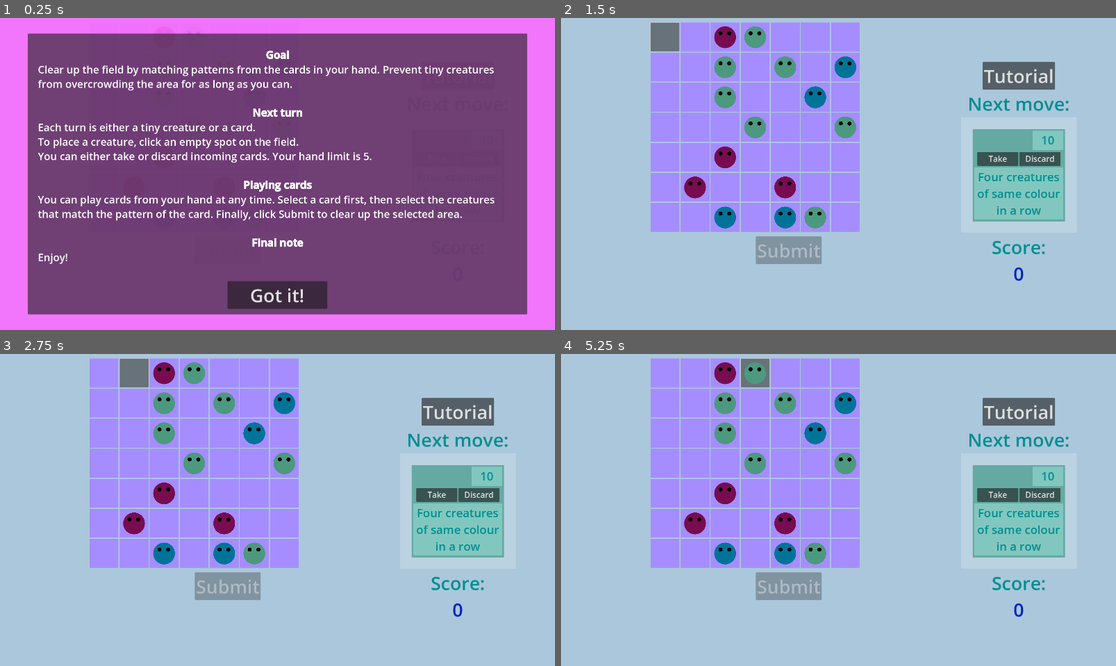
Above: before the commit, frames 1-4 (two rows, left to right).
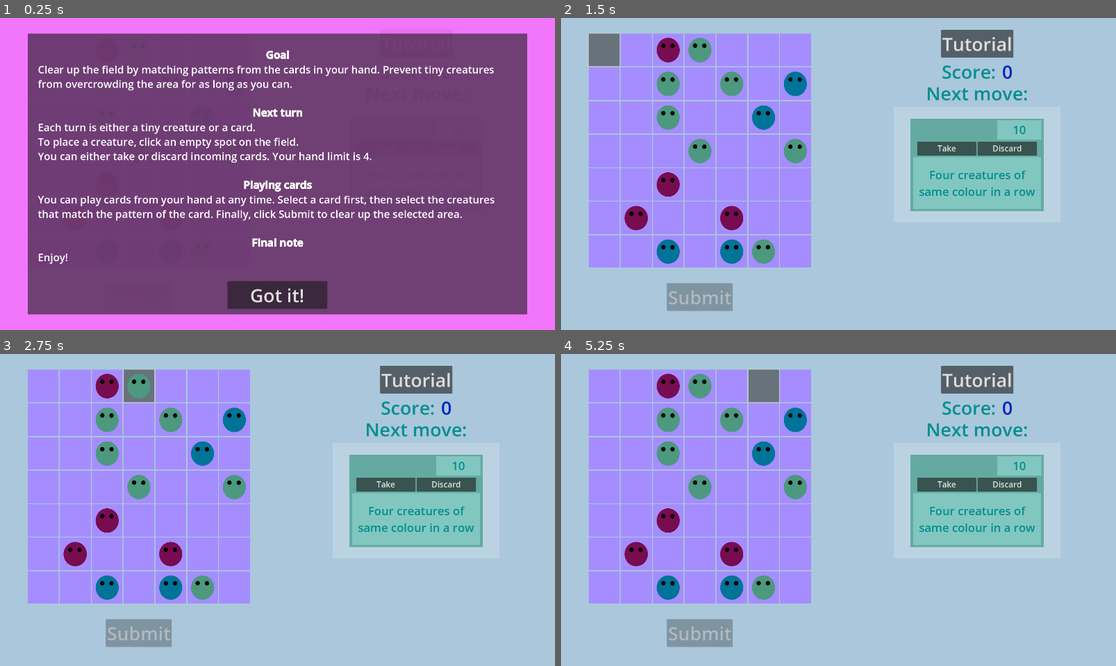
Above: after the commit, the same moments.

Repository: KaterynaKateryna/LudumDare56
Game: Godot game, scene res://scenes/game_screen.tscn
The game is run twice, just before and just after one commit, with the same random seed, the same clock (stepped at 60 frames per second) and the same inputs.
Inputs (mouse positions are in pixels of both pictures, inside the frame that each line leads up to; where the layout moved, square brackets give the same spot in the first picture):
- Up to frame 1 (0.25 s): no input
- Up to frame 2 (1.5 s): click "Got it!" at 0.5 s; click (605, 49) [666, 36] at 1.25 s
- Up to frame 3 (2.75 s): click (133, 372) at 2.02 s
- Up to frame 4 (5.25 s): click (638, 385) at 2.77 s; click (727, 372) at 3.52 s; click (666, 385) at 4.27 s; click (755, 372) at 5.02 s

The runs differ from the first frame. In frame 1, less than 0.1% of the frame differs, in the area x 65-67%, y 43-46%; in frame 2, 36%; in frame 3, 36%; in frame 4, 36%, in the area x 5-92%, y 1-94%.

Commit message:
fix layout

Diff:
--- a/src/scenes/cell.gd
+++ b/src/scenes/cell.gd
@@ -2,3 +2,9 @@
 
 var row
 var column
+
+func _on_cell_rect_changed():
+	if self.size.x != 0 && self.size.y != 0 && self.get_child_count() > 0:
+		var creature = self.get_children()[0]
+		creature.size = self.size * 0.8
+		creature.position = self.size / 2
--- a/src/scenes/cell.tscn
+++ b/src/scenes/cell.tscn
@@ -4,3 +4,5 @@
 
 [node name="Cell" type="Button"]
 script = ExtResource("1_l7hr8")
+
+[connection signal="item_rect_changed" from="." to="." method="_on_cell_rect_changed"]
--- a/src/scenes/game_screen.gd
+++ b/src/scenes/game_screen.gd
@@ -1,10 +1,10 @@
 extends Control
 
 @onready var grid = get_node("CanvasLayer/GridContainer")
-@onready var cards_container = get_node("CanvasLayer/BottomContainer/CardsContainer")
-@onready var next_move_placeholder = get_node("CanvasLayer/VBoxContainer/NextMovePlaceholder")
+@onready var cards_container = get_node("CanvasLayer/CardsContainer")
+@onready var next_move_placeholder = get_node("CanvasLayer/NextMoveContainer/NextMovePlaceholder")
 @onready var submit_button = get_node("CanvasLayer/BottomContainer/SubmitButton")
-@onready var score_value_label = get_node("CanvasLayer/VBoxContainer/ScoreValueLabel")
+@onready var score_value_label = get_node("CanvasLayer/VBoxContainer/HBoxContainer/ScoreValueLabel")
 
 @onready var tiny_creature_scene = load("res://scenes/tiny_creature.tscn")
 @onready var card_scene = load("res://scenes/card.tscn")
@@ -14,14 +14,13 @@
 @onready var tutorial_scene = load("res://scenes/tutorial.tscn")
 
 var rng = RandomNumberGenerator.new()
-var cell_edge_size = 100
-var cell_edge_center = cell_edge_size / 2
+#var cell_edge_size = 100
 var next_move
 var selected_card
 var selected_creatures = []
 var cells = []
 var score
-var hand_limit = 5
+var hand_limit = 4
 
 # Called when the node enters the scene tree for the first time.
 func _ready() -> void:
@@ -32,11 +31,16 @@
 		var new_sb = StyleBoxFlat.new()
 		new_sb.bg_color = Color("a58dff")
 		cell.add_theme_stylebox_override("normal", new_sb)
-		cell.custom_minimum_size = Vector2(cell_edge_size, cell_edge_size)
+		#cell.custom_minimum_size = Vector2(cell_edge_size, cell_edge_size)
+		cell.size_flags_horizontal = Control.SIZE_EXPAND_FILL
+		cell.size_flags_vertical = Control.SIZE_EXPAND_FILL
 		cell.connect("button_up", _on_cell_button_up.bind(cell))
 		grid.add_child(cell)
 		cells.push_back(cell)
 	init()
+
+	cards_container.connect("item_rect_changed", _on_cards_container_item_rect_changed)
+	next_move_placeholder.connect("item_rect_changed", _on_next_move_placeholder_item_rect_changed)
 
 func init():
 	submit_button.disabled = true
@@ -57,8 +61,8 @@
 		var creature = _get_random_creature_maybe()
 
 		if creature != null:
-			creature.size = cell.custom_minimum_size * 0.8
-			creature.position = Vector2(cell_edge_center, cell_edge_center)
+			creature.size = cell.size * 0.8
+			creature.position = cell.size / 2
 			creature.row = cell.row
 			creature.column = cell.column
 			cell.add_child(creature)
@@ -152,7 +156,8 @@
 
 	var placeholder_center = Vector2(next_move_placeholder.size.x / 2, next_move_placeholder.size.y / 2)
 	if next_move.move_type == Enums.MOVE_TYPE.CREATURE:
-		next_move.creature.size = next_move_placeholder.size * 0.8
+		var side = next_move_placeholder.size.x if next_move_placeholder.size.y > next_move_placeholder.size.x else next_move_placeholder.size.y
+		next_move.creature.size = Vector2(side * 0.8, side * 0.8)
 		next_move.creature.position = placeholder_center
 		next_move_placeholder.add_child(next_move.creature)
 	elif next_move.move_type == Enums.MOVE_TYPE.CARD:
@@ -199,8 +204,8 @@
 	tiny_creature.row = cell.row
 	tiny_creature.column = cell.column
 	tiny_creature.colour = next_move.creature.colour
-	tiny_creature.size = cell.custom_minimum_size * 0.8
-	tiny_creature.position = Vector2(cell_edge_center, cell_edge_center)
+	tiny_creature.size = cell.size * 0.8
+	tiny_creature.position = cell.size / 2
 	cell.add_child(tiny_creature)
 
 	if _is_board_full():
@@ -217,7 +222,7 @@
 	var card_in_hand = card_scene.instantiate()
 	card_in_hand.init(card.score, card.rule)
 	card_in_hand.size.y = cards_container.size.y * 0.9
-	card_in_hand.size.x = cards_container.size.y * 0.75
+	card_in_hand.size.x = cards_container.size.y * 0.65
 	card_in_hand.position.y = cards_container.size.y * 0.05
 
 	var control = Control.new()
@@ -376,3 +381,22 @@
 func _on_tutorial_button_button_up() -> void:
 	var tutorial = tutorial_scene.instantiate()
 	self.add_child(tutorial)
+
+func _on_cards_container_item_rect_changed():
+	for n in cards_container.get_children():
+		var card_in_hand = n.get_children()[0]
+		# todo add proper setter
+		card_in_hand.card_bgr.size.y = cards_container.size.y * 0.9
+		card_in_hand.card_bgr.size.x = cards_container.size.y * 0.65
+		card_in_hand.position.y = cards_container.size.y * 0.05
+
+func _on_next_move_placeholder_item_rect_changed():
+	if next_move.move_type == Enums.MOVE_TYPE.CREATURE:
+		var side = next_move_placeholder.size.x if next_move_placeholder.size.y > next_move_placeholder.size.x else next_move_placeholder.size.y
+		next_move.creature.size = Vector2(side * 0.8, side * 0.8)
+		next_move.creature.position = next_move_placeholder.size / 2
+	elif next_move.move_type == Enums.MOVE_TYPE.CARD:
+		var current_hand_size = cards_container.get_child_count()
+		# todo add proper setter
+		next_move.card.card_bgr.size = next_move_placeholder.size * 0.8
+		next_move.card.position = next_move_placeholder.size * 0.1
--- a/src/scenes/game_screen.tscn
+++ b/src/scenes/game_screen.tscn
@@ -21,24 +21,21 @@
 
 [node name="GridContainer" type="GridContainer" parent="CanvasLayer"]
 anchors_preset = -1
-anchor_left = 0.2
-anchor_top = 0.1
-anchor_right = 0.5
-anchor_bottom = 0.6
+anchor_left = 0.05
+anchor_top = 0.05
+anchor_right = 0.45
+anchor_bottom = 0.8
 grow_horizontal = 2
 grow_vertical = 2
-size_flags_horizontal = 4
-size_flags_vertical = 4
+size_flags_horizontal = 3
+size_flags_vertical = 3
 columns = 7
 
 [node name="BottomContainer" type="VBoxContainer" parent="CanvasLayer"]
 anchors_preset = -1
-anchor_left = 0.1
-anchor_top = 0.7
-anchor_right = 0.7
+anchor_top = 0.85
+anchor_right = 0.5
 anchor_bottom = 0.95
-offset_right = 40.0
-offset_bottom = 40.0
 
 [node name="SubmitButton" type="Button" parent="CanvasLayer/BottomContainer"]
 layout_mode = 2
@@ -46,47 +43,70 @@
 disabled = true
 text = "Submit"
 
-[node name="CardsContainer" type="HBoxContainer" parent="CanvasLayer/BottomContainer"]
-layout_mode = 2
-size_flags_vertical = 3
-
 [node name="VBoxContainer" type="VBoxContainer" parent="CanvasLayer"]
 anchors_preset = -1
-anchor_left = 0.7
-anchor_top = 0.2
-anchor_right = 0.95
-anchor_bottom = 0.8
+anchor_left = 0.5
+anchor_top = 0.05
+anchor_right = 1.0
+anchor_bottom = 0.2
 grow_horizontal = 0
 grow_vertical = 2
+size_flags_horizontal = 6
+size_flags_vertical = 6
 
 [node name="TutorialButton" type="Button" parent="CanvasLayer/VBoxContainer"]
 layout_mode = 2
 size_flags_horizontal = 4
 text = "Tutorial"
 
-[node name="NextMoveLabel" type="Label" parent="CanvasLayer/VBoxContainer"]
+[node name="HBoxContainer" type="HBoxContainer" parent="CanvasLayer/VBoxContainer"]
+layout_mode = 2
+size_flags_horizontal = 4
+
+[node name="ScoreLabel" type="Label" parent="CanvasLayer/VBoxContainer/HBoxContainer"]
+layout_mode = 2
+size_flags_horizontal = 4
+text = "Score: "
+horizontal_alignment = 1
+
+[node name="ScoreValueLabel" type="Label" parent="CanvasLayer/VBoxContainer/HBoxContainer"]
+layout_mode = 2
+size_flags_horizontal = 4
+theme_override_colors/font_color = Color(0, 0.139449, 0.754646, 1)
+text = "0"
+horizontal_alignment = 1
+
+[node name="NextMoveContainer" type="VBoxContainer" parent="CanvasLayer"]
+anchors_preset = -1
+anchor_left = 0.6
+anchor_top = 0.2
+anchor_right = 0.9
+anchor_bottom = 0.65
+size_flags_horizontal = 3
+size_flags_vertical = 3
+
+[node name="NextMoveLabel" type="Label" parent="CanvasLayer/NextMoveContainer"]
 layout_mode = 2
 theme = ExtResource("3_bjgpt")
 text = "Next move:"
 horizontal_alignment = 1
 
-[node name="NextMovePlaceholder" type="ColorRect" parent="CanvasLayer/VBoxContainer"]
+[node name="NextMovePlaceholder" type="ColorRect" parent="CanvasLayer/NextMoveContainer"]
 custom_minimum_size = Vector2(400, 400)
 layout_mode = 2
-size_flags_horizontal = 4
-size_flags_vertical = 4
+size_flags_vertical = 3
 color = Color(1, 1, 1, 0.192157)
 
-[node name="ScoreLabel" type="Label" parent="CanvasLayer/VBoxContainer"]
-layout_mode = 2
-text = "Score:"
-horizontal_alignment = 1
-
-[node name="ScoreValueLabel" type="Label" parent="CanvasLayer/VBoxContainer"]
-layout_mode = 2
-theme_override_colors/font_color = Color(0, 0.139449, 0.754646, 1)
-text = "0"
-horizontal_alignment = 1
+[node name="CardsContainer" type="HBoxContainer" parent="CanvasLayer"]
+anchors_preset = -1
+anchor_left = 0.5
+anchor_top = 0.65
+anchor_right = 0.95
+anchor_bottom = 0.95
+size_flags_horizontal = 4
+size_flags_vertical = 3
 
 [connection signal="button_up" from="CanvasLayer/BottomContainer/SubmitButton" to="." method="_on_submit_button_button_up"]
 [connection signal="button_up" from="CanvasLayer/VBoxContainer/TutorialButton" to="." method="_on_tutorial_button_button_up"]
+
+[editable path="Tutorial"]
--- a/src/scenes/tiny_creature.gd
+++ b/src/scenes/tiny_creature.gd
@@ -1,8 +1,13 @@
 extends Node2D
 
 @export var colour: Color
-@export var size: Vector2
 
+var size:
+	set(value):
+		size = value
+		if shape != null:
+			shape.scale.x = size.x / shape.texture.get_width()
+			shape.scale.y = size.y / shape.texture.get_height()
 var row
 var column
 
--- a/src/scenes/tutorial.tscn
+++ b/src/scenes/tutorial.tscn
@@ -32,6 +32,7 @@
 grow_vertical = 2
 
 [node name="HowToPlayLabel" type="RichTextLabel" parent="CanvasLayer/Panel"]
+process_mode = 2
 layout_mode = 1
 anchors_preset = -1
 anchor_left = 0.02
@@ -49,7 +50,7 @@
 [center][b]Next turn[/b][/center]
 Each turn is either a tiny creature or a card.
 To place a creature, click an empty spot on the field.
-You can either take or discard incoming cards. Your hand limit is 5.
+You can either take or discard incoming cards. Your hand limit is 4.
 
 [center][b]Playing cards[/b][/center]
 You can play cards from your hand at any time. Select a card first, then select the creatures that match the pattern of the card. Finally, click Submit to clear up the selected area.
